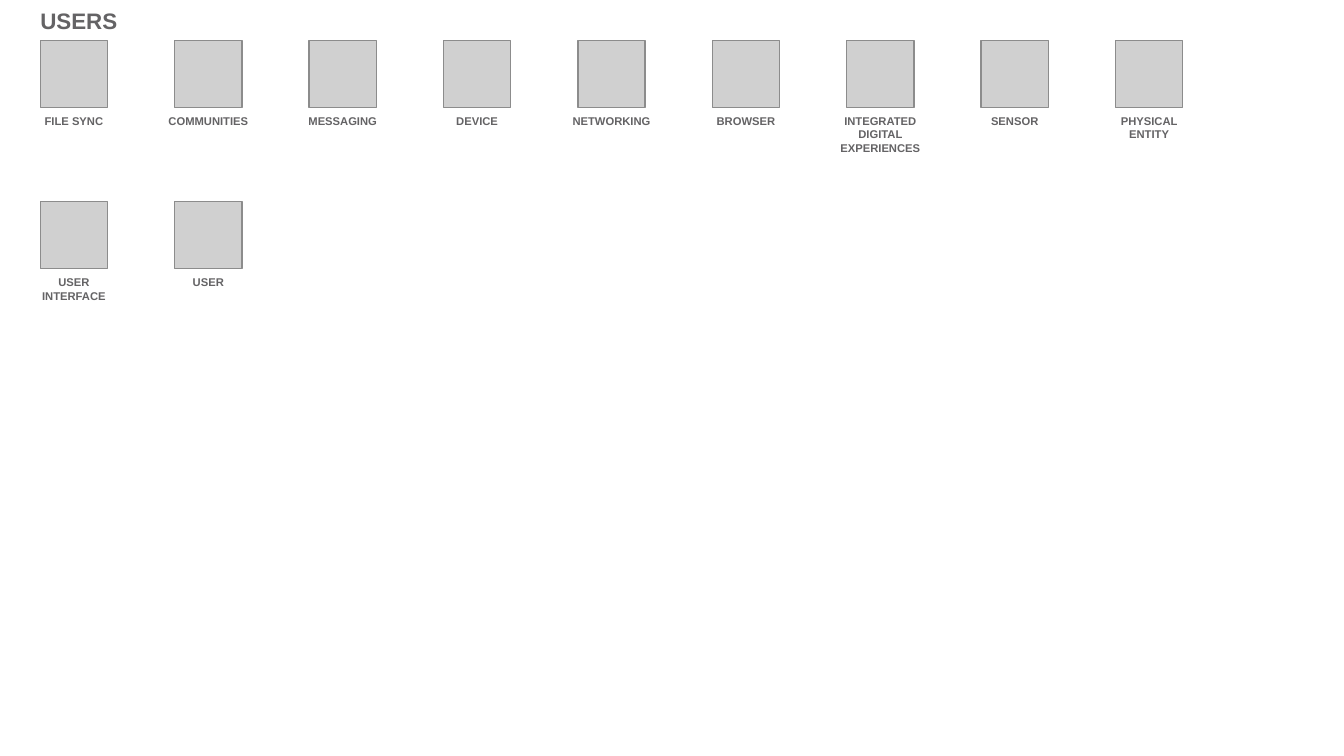
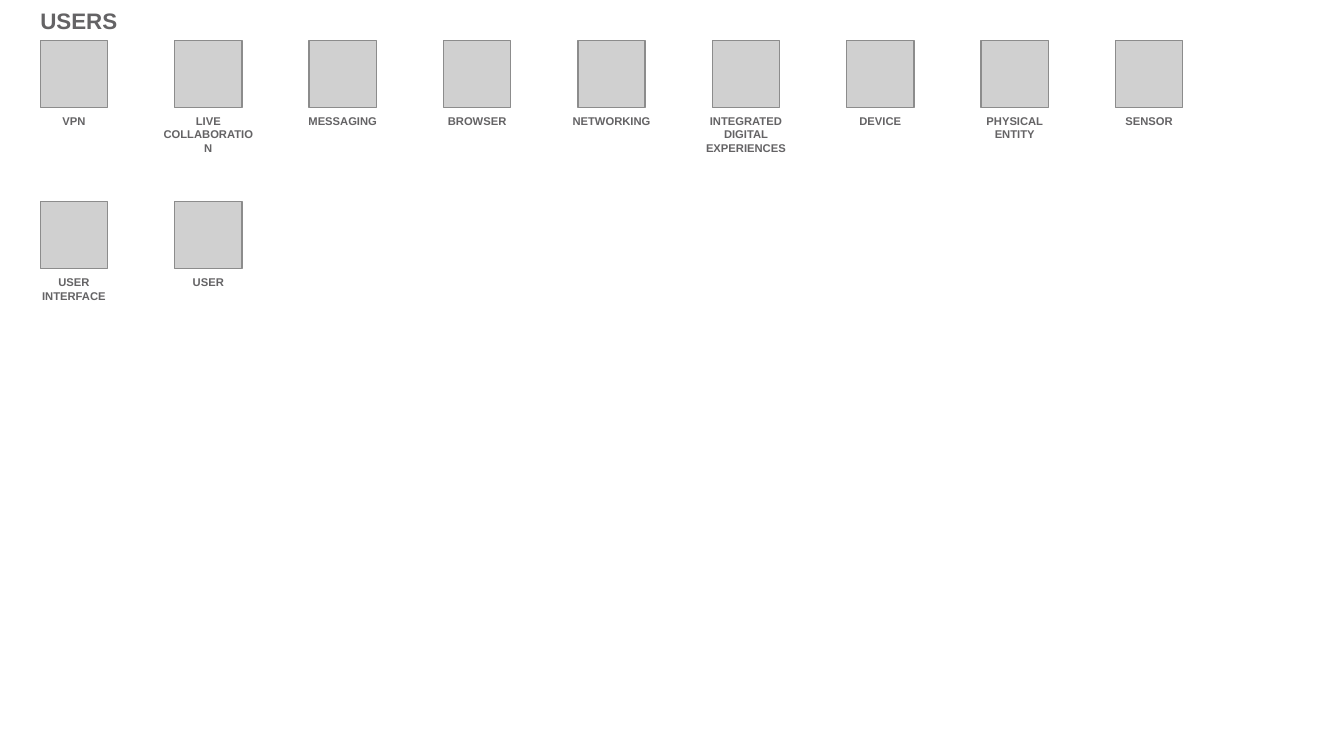
Before and after one commit to l2fprod/myarchitecture, a slide deck: slide 22 of mycatalog-architecture-diagram-template.pptx. Drawn at 1344x756 pixels with LibreOffice and Linux fonts; fonts in the diff are those of the drawing; grey boxes stand for pictures. Boxes give left, top, right and bottom in pixels: in the first picture for what was removed or moved away, otherwise in the second. Text is boxed around its words. In the diff, an @@ line names an element or a change of style, - is before the commit and + after.

```diff
--- a/mycatalog-architecture-diagram-template.pptx
+++ b/mycatalog-architecture-diagram-template.pptx
@@ text at (x1=62, y1=117, x2=85, y2=125): text changed @@
-FILE SYNC
+VPN
@@ text at (x1=196, y1=117, x2=221, y2=125): text changed @@
-COMMUNITIES
+LIVE COLLABORATION
@@ text at (x1=448, y1=117, x2=507, y2=125): text changed @@
-DEVICE
+BROWSER
@@ text "INTEGRATED DIGITAL EXPERIENCES" moved from (x1=840, y1=117, x2=920, y2=152) to (x1=706, y1=117, x2=786, y2=152) @@
@@ text removed at (x1=717, y1=117, x2=776, y2=125) @@
-BROWSER
@@ text added at (x1=859, y1=117, x2=901, y2=125), 6 pt, text #646365, bold @@
+DEVICE
@@ text "PHYSICAL ENTITY" moved from (x1=1121, y1=117, x2=1178, y2=138) to (x1=986, y1=117, x2=1043, y2=138) @@
@@ text "SENSOR" moved from (x1=991, y1=117, x2=1038, y2=125) to (x1=1125, y1=117, x2=1172, y2=125) @@
```
Also in this commit, not shown: 13 other slides changed.
